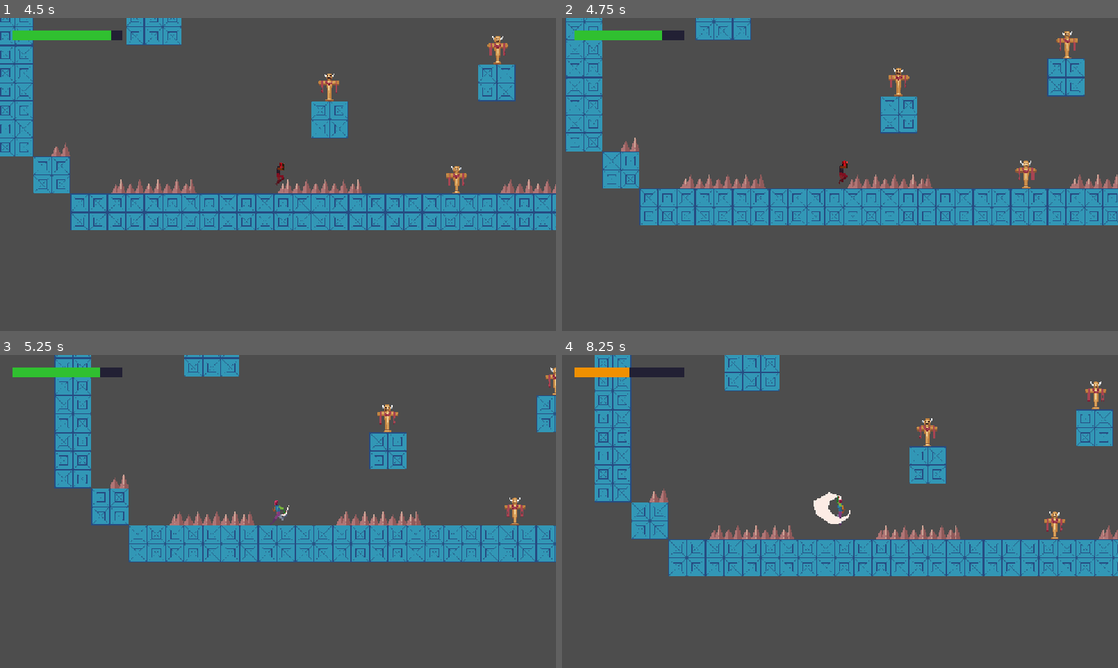
Above: before the commit, frames 1-4 (two rows, left to right).
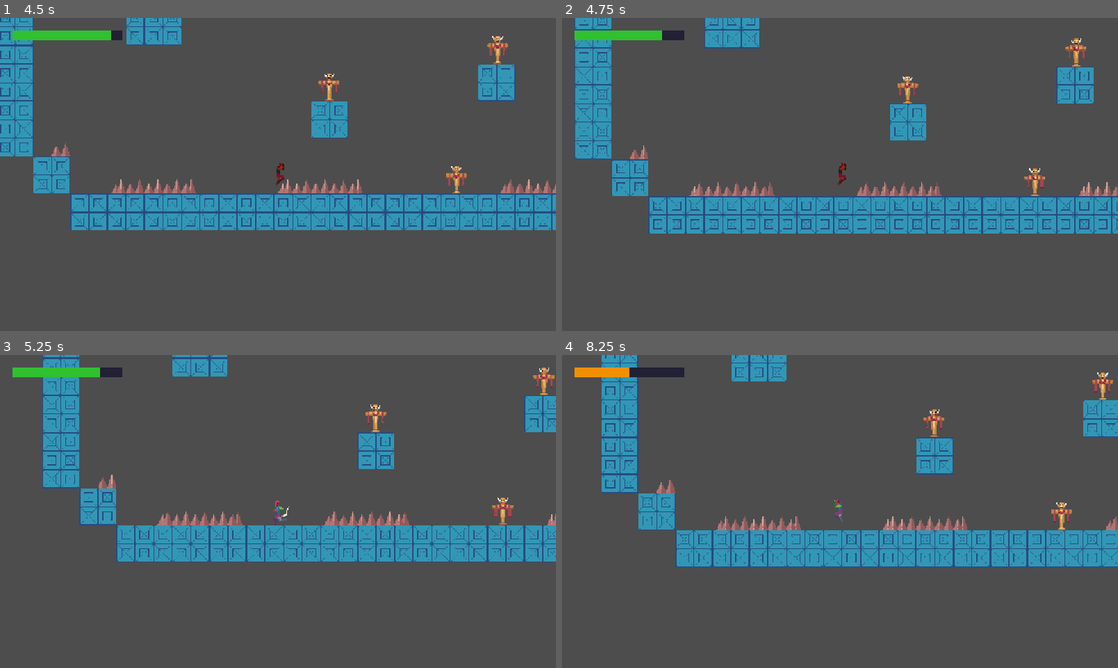
Above: after the commit, the same moments.

Repository: jbradlim08/MindBlade
Game: Godot game, scene res://scene/game/main_menu.tscn
The game is run twice, just before and just after one commit, with the same random seed, the same clock (stepped at 60 frames per second) and the same inputs.
Inputs (mouse positions are in pixels of both pictures, inside the frame that each line leads up to):
- Up to frame 1 (4.5 s): click (122, 174) at 0.5 s; tap Enter at 1.25 s; move the mouse to (400, 158) at 1.27 s; hold D (right) 1.28-2.78 s; click (400, 158) at 1.35 s; tap Space (jump) at 1.52, 2.27, 3.77 s; move the mouse to (166, 190) at 2.02 s; tap Middle mouse button (middle-mouse) at 2.1 s; move the mouse to (333, 105) at 2.77 s; hold A (left) 2.78-3.53 s; right-click (333, 105) at 2.85 s; move the mouse to (250, 237) at 3.52 s; hold D (right) from 3.53 s (still down); tap Shift at 3.6 s; click (250, 237) at 3.67 s; move the mouse to (272, 165) at 4.27 s; click (272, 165) at 4.35 s
- Up to frame 2 (4.75 s): keep holding D (right); tap Space (jump) at 4.52 s
- Up to frame 3 (5.25 s): move the mouse to (111, 464) at 5.02 s; release D (right) at 5.03 s; hold A (left) from 5.03 s (still down); tap Middle mouse button (middle-mouse) at 5.1 s
- Up to frame 4 (8.25 s): tap Space (jump) at 5.27, 6.77, 7.52 s; move the mouse to (867, 511) at 5.77 s; release A (left) at 5.78 s; hold D (right) 5.78-6.53 s; right-click (867, 511) at 5.85 s; click (867, 511) at 5.92 s; move the mouse to (756, 433) at 6.52 s; hold A (left) 6.53-8.03 s; tap Shift at 6.6 s; move the mouse to (962, 495) at 7.27 s; click (962, 495) at 7.35 s; move the mouse to (728, 527) at 8.02 s; hold D (right) from 8.03 s (still down); tap Middle mouse button (middle-mouse) at 8.1 s; click (728, 527) at 8.17 s

Frame 1 is identical in both runs. In frame 2, 14% of the frame differs, in the area x 0-100%, y 0-69%; in frame 3, 9.1%; in frame 4, 14%.

Commit message:
Fix bug where player variable can_hurt can turn to false result in player is invincible to danger and enemy. Solution: add toggle the hitbox off when can_hurt is false, vice versa

Diff:
--- a/character/base_player.gd
+++ b/character/base_player.gd
@@ -26,6 +26,7 @@
 @onready var anim: AnimationPlayer = $AnimationPlayer
 @onready var blades = $Blades.get_children()
 @onready var hitbox: CollisionShape2D = $Hitbox/HitboxCollision
+@onready var hurtbox: CollisionShape2D = $Hurtbox/HurtboxCollision
 
 var cur_state: PlayerState = PlayerState.IDLE
 var dir: float = 0.0
@@ -47,6 +48,7 @@
 			#set_state(PlayerState.THROW)
 
 func _physics_process(delta: float) -> void:
+	print(can_hurt)
 	apply_gravity(delta)
 
 	#handle all input to movement, jump, and other states
@@ -236,6 +238,7 @@
 	anim.play("hurt")
 	await anim.animation_finished
 	can_hurt = true
+	Utils.toggle_collision_shape(hurtbox, true)
 
 	GameManager.can_get_input = true
 
@@ -268,6 +271,7 @@
 		self.enemy_pos = enemy_pos
 		can_hurt = false
 		set_state(PlayerState.HURT)
+		Utils.toggle_collision_shape(hurtbox, false)
 		DataManager.decr_player_hp(dmg)
 		# to apply camera shake
 		SignalManager.on_player_hurt.emit()
--- a/character/vier/mind_blade.gd
+++ b/character/vier/mind_blade.gd
@@ -194,9 +194,11 @@
 	is_hit_top_wall = true
 	set_state(BladeState.PLATFORM)
 
-func _on_hitbox_area_entered(body: Node2D) -> void:
+func _on_hitbox_area_entered(area: Node2D) -> void:
 	set_state(BladeState.RETURN)
-	body.get_parent().take_damage(DataManager.get_blade_dmg(), global_position)
+	if area.is_in_group("enemy_hurt"):
+		area.get_parent().take_damage(DataManager.get_blade_dmg(), global_position)
+		SignalManager.on_player_hit.emit(area.global_position)
 
 # for recalling the blade one by one
 func _on_clickbox_input_event(_viewport: Node, event: InputEvent, _shape_idx: int) -> void:
